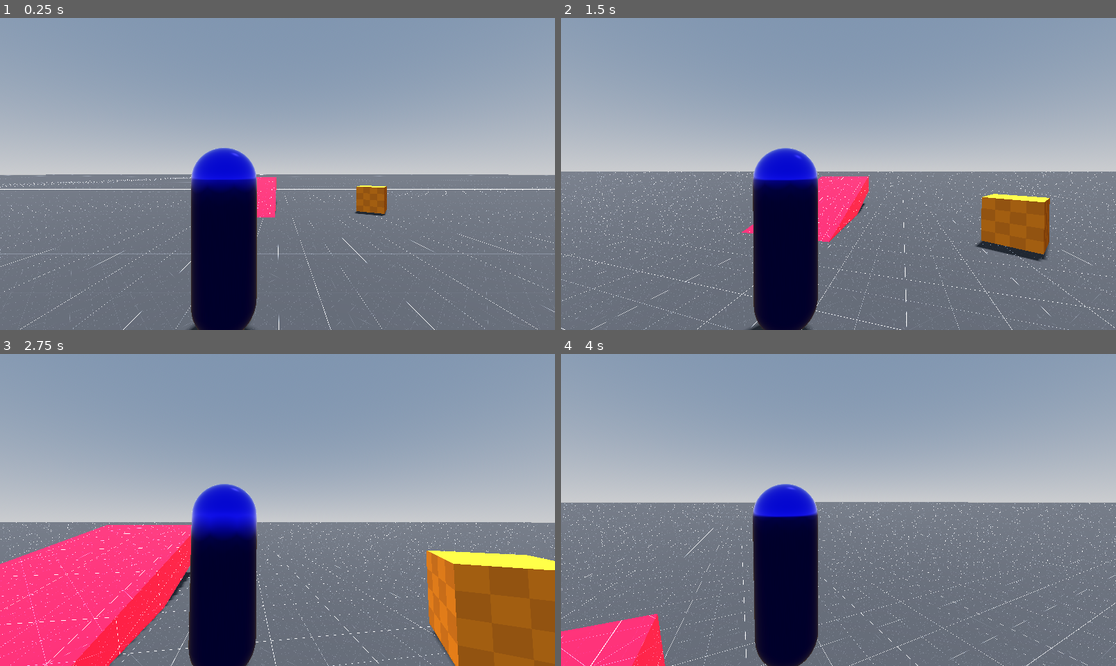
Above: before the commit, frames 1-4 (two rows, left to right).
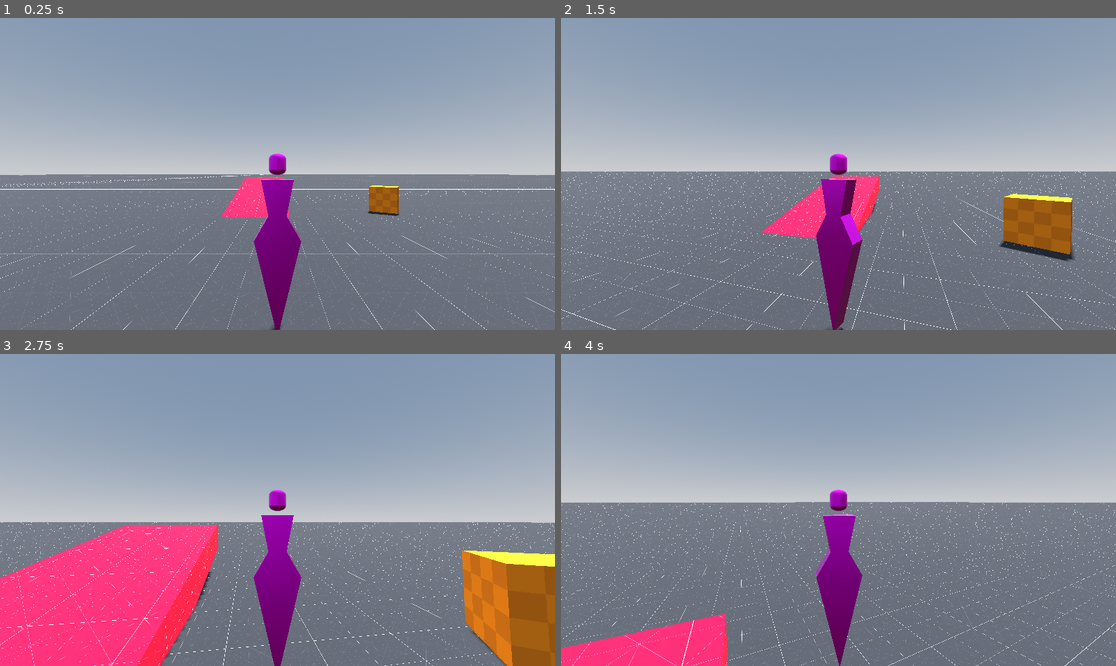
Above: after the commit, the same moments.

Repository: Mario-Florio/godot-third-person-controller
Game: Godot game, scene res://scenes/Test.tscn
Two runs of this game, one before a commit and one after it. Both use one fixed random seed, a clock stepped at 60 frames per second and the inputs below. The project has no main scene, so this scene is started directly.
Inputs (mouse positions are in pixels of both pictures, inside the frame that each line leads up to):
- Up to frame 1 (0.25 s): no input
- Up to frame 2 (1.5 s): move the mouse to (866, 174) at 0.52 s; hold W (forward) from 0.53 s (still down); right-click (866, 174) at 0.6 s; tap Space (jump) at 0.77 s; move the mouse to (810, 174) at 1.27 s; tap Tab (swap_shoulder) at 1.35 s
- Up to frame 3 (2.75 s): keep holding W (forward); tap Space (jump) at 1.52 s; move the mouse to (288, 503) at 2.02 s; right-click (288, 503) at 2.1 s
- Up to frame 4 (4 s): keep holding W (forward); move the mouse to (832, 516) at 2.77 s; tap Tab (swap_shoulder) at 2.85 s; tap Space (jump) at 3.02, 3.77 s; move the mouse to (877, 513) at 3.52 s; right-click (877, 513) at 3.6 s

The runs differ from the first frame. In frame 1, 9.9% of the frame differs, in the area x 0-100%, y 41-100%; in frame 2, 14%; in frame 3, 21%; in frame 4, 15%.

Commit message:
Update test scene to use updated mesh visuals

Diff:
--- a/src/scenes/Test.tscn
+++ b/src/scenes/Test.tscn
@@ -5,14 +5,10 @@
 [ext_resource type="Texture2D" uid="uid://cm5m7nr7dugjd" path="res://assets/textures/grids/Purple/texture_09.png" id="3_sxdnt"]
 [ext_resource type="Texture2D" uid="uid://djg8y25y06h5n" path="res://assets/textures/grids/Green/texture_09.png" id="4_bxsth"]
 [ext_resource type="Texture2D" uid="uid://does8rpwjdh1r" path="res://assets/textures/grids/Red/texture_05.png" id="5_awxuf"]
-[ext_resource type="Script" uid="uid://ng8frx7iperp" path="res://scripts/Config/InputConfig.gd" id="8_bhwsq"]
-[ext_resource type="Script" uid="uid://d0gh5vkk6hatw" path="res://scripts/Config/CameraConfig.gd" id="8_dovry"]
 [ext_resource type="PackedScene" uid="uid://cujlyq2h2p8wl" path="res://scenes/FollowCameraMount.tscn" id="9_jbd4l"]
 [ext_resource type="PackedScene" uid="uid://c7y3nt0dc6i6t" path="res://scenes/ThirdPersonCharacter.tscn" id="9_sxdnt"]
 [ext_resource type="Script" uid="uid://din2jv21d776j" path="res://scripts/ThirdPersonController.gd" id="10_bxsth"]
-[ext_resource type="Script" uid="uid://brnaiffo554vp" path="res://scripts/Config/ViewConfig.gd" id="10_xftjw"]
 [ext_resource type="PackedScene" uid="uid://xpbosywp1hg3" path="res://scenes/FixedCameraMount.tscn" id="13_8bdjt"]
-[ext_resource type="Script" uid="uid://qtt5t44l0u7f" path="res://scripts/Config/ThirdPersonControllerConfig.gd" id="14_7yycs"]
 
 [sub_resource type="ProceduralSkyMaterial" id="ProceduralSkyMaterial_tipki"]
 sky_horizon_color = Color(0.66224277, 0.6717428, 0.6867428, 1)
@@ -47,25 +43,6 @@
 [sub_resource type="StandardMaterial3D" id="StandardMaterial3D_o6xl0"]
 albedo_texture = ExtResource("5_awxuf")
 uv1_triplanar = true
-
-[sub_resource type="Resource" id="Resource_8bdjt"]
-script = ExtResource("8_bhwsq")
-metadata/_custom_type_script = "uid://ng8frx7iperp"
-
-[sub_resource type="Resource" id="Resource_bhwsq"]
-script = ExtResource("10_xftjw")
-remember_swap = true
-metadata/_custom_type_script = "uid://brnaiffo554vp"
-
-[sub_resource type="Resource" id="Resource_xftjw"]
-script = ExtResource("14_7yycs")
-inputConfig = SubResource("Resource_8bdjt")
-viewConfig = SubResource("Resource_bhwsq")
-metadata/_custom_type_script = "uid://qtt5t44l0u7f"
-
-[sub_resource type="Resource" id="Resource_fu3ou"]
-script = ExtResource("8_dovry")
-DEFAULT_SPRING_ARM_POSITION_X = 0.5
 
 [node name="world" type="Node3D" unique_id=1023953965]
 
@@ -107,16 +84,15 @@
 use_collision = true
 size = Vector3(2.3862305, 1, 5.7128906)
 
-[node name="ThirdPersonCharacter" parent="." unique_id=1363432022 node_paths=PackedStringArray("controller") instance=ExtResource("9_sxdnt")]
+[node name="FixedCameraMount3D" parent="Map" unique_id=411212601 instance=ExtResource("13_8bdjt")]
+transform = Transform3D(-0.95712864, 0.10647982, -0.26938277, -0.017254027, 0.90737605, 0.4199658, 0.2891493, 0.40660912, -0.8666383, 2.6693597, 3.1752732, 7.0979304)
+
+[node name="ThirdPersonCharacter" parent="." unique_id=1451104356 node_paths=PackedStringArray("controller") instance=ExtResource("9_sxdnt")]
 controller = NodePath("ThirdPersonController")
 
-[node name="ThirdPersonController" type="Node3D" parent="ThirdPersonCharacter" unique_id=1347378441]
+[node name="ThirdPersonController" type="Node3D" parent="ThirdPersonCharacter" unique_id=1243716906]
 script = ExtResource("10_bxsth")
-config = SubResource("Resource_xftjw")
+metadata/_custom_type_script = "uid://din2jv21d776j"
 
 [node name="FollowCameraMount3D" parent="." unique_id=484763819 node_paths=PackedStringArray("follow_target") instance=ExtResource("9_jbd4l")]
 follow_target = NodePath("../ThirdPersonCharacter")
-config = SubResource("Resource_fu3ou")
-
-[node name="FixedCameraMount3D" parent="." unique_id=411212601 instance=ExtResource("13_8bdjt")]
-transform = Transform3D(-0.95712864, 0.10647982, -0.26938277, -0.017254027, 0.90737605, 0.4199658, 0.2891493, 0.40660912, -0.8666383, 2.6693597, 3.1752732, 7.0979304)
--- a/src/scenes/ThirdPersonCharacter.tscn
+++ b/src/scenes/ThirdPersonCharacter.tscn
@@ -2,19 +2,19 @@
 
 [ext_resource type="Script" uid="uid://dm1p3xkcwtoux" path="res://scripts/ThirdPersonCharacter.gd" id="1_xpvjh"]
 [ext_resource type="Shape3D" uid="uid://cqlv1rd6jpci6" path="res://assets/resources/shape/basic_capsule.tres" id="2_0xybg"]
-[ext_resource type="PackedScene" uid="uid://cfxot8vk3hipv" path="res://assets/resources/visuals/mesh/basic_capule_mesh.tscn" id="2_33180"]
+[ext_resource type="PackedScene" uid="uid://dmspt8014ptoh" path="res://assets/resources/visuals/mesh/feminine_mesh.tscn" id="4_0xybg"]
 [ext_resource type="PackedScene" uid="uid://bfoliajq1ojx4" path="res://scenes/ViewProbe.tscn" id="4_giq0b"]
 
 [node name="ThirdPersonCharacter" type="CharacterBody3D" unique_id=1451104356 node_paths=PackedStringArray("collisionBody", "visuals", "viewProbe")]
 script = ExtResource("1_xpvjh")
 collisionBody = NodePath("CollisionBody")
-visuals = NodePath("BasicCapsuleMesh")
+visuals = NodePath("FeminineMesh")
 viewProbe = NodePath("ViewProbe")
 
 [node name="CollisionBody" type="CollisionShape3D" parent="." unique_id=806756119]
 transform = Transform3D(1, 0, 0, 0, 1, 0, 0, 0, 1, 0, 0.875, 0)
 shape = ExtResource("2_0xybg")
 
-[node name="BasicCapsuleMesh" parent="." unique_id=605719630 instance=ExtResource("2_33180")]
+[node name="ViewProbe" parent="." unique_id=311700622 instance=ExtResource("4_giq0b")]
 
-[node name="ViewProbe" parent="." unique_id=311700622 instance=ExtResource("4_giq0b")]
+[node name="FeminineMesh" parent="." unique_id=138852980 instance=ExtResource("4_0xybg")]
